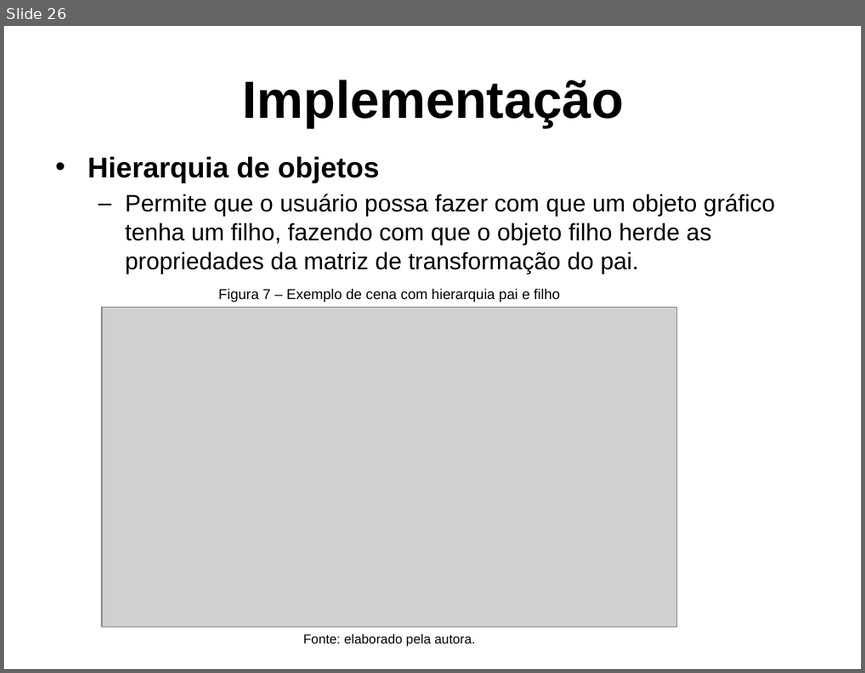
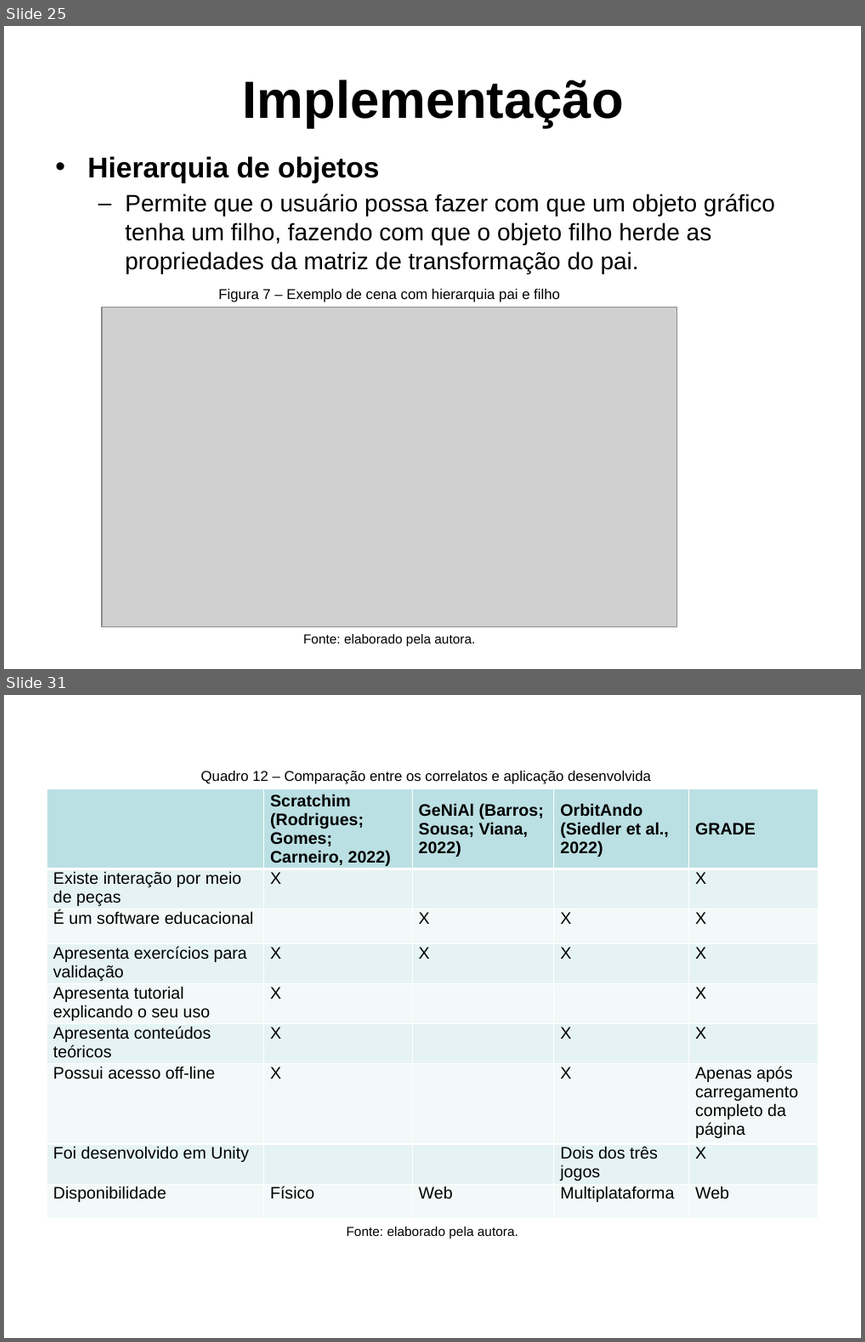
Before and after one commit to PanicAThePython/tcc_NataliaSensWeise, a slide deck: Slides_NataliaSensWeise.pptx. Shown one above the other, each under a label of ours: slide 26 before the commit, slides 25 and 31 after it; the slides between them are not shown. The pictures are 865x673 and 865x1342 pixels, drawn with LibreOffice and Linux fonts; fonts in the diff are those of the drawing; grey boxes stand for pictures; background and template pictures are left out. Boxes give left, top, right and bottom in pixels: in the first picture for what was removed or moved away, otherwise in the second. Text is boxed around its words. In the diff, an @@ line names an element or a change of style, - is before the commit and + after.

```diff
--- a/Slides_NataliaSensWeise.pptx
+++ b/Slides_NataliaSensWeise.pptx
@@ slide 31 added at [4,695,861,1338], background picture (left out) @@
@@ text added at [201,771,651,784], 12 pt, text #000000 @@
+Quadro 12 – Comparação entre os correlatos e aplicação desenvolvida
@@ table added at [46,789,817,1219], 9 rows, 5 columns @@
+ | Scratchim (Rodrigues; Gomes; Carneiro, 2022) | GeNiAl (Barros; Sousa; Viana, 2022) | OrbitAndo (Siedler et al., 2022) | GRADE
+Existe interação por meio de peças | X |  |  | X
+É um software educacional |  | X | X | X
+Apresenta exercícios para validação | X | X | X | X
+Apresenta tutorial explicando o seu uso | X |  |  | X
+Apresenta conteúdos teóricos | X |  | X | X
+Possui acesso off-line | X |  | X | Apenas após carregamento completo da página
+Foi desenvolvido em Unity |  |  | Dois dos três jogos | X
+Disponibilidade | Físico | Web | Multiplataforma | Web
@@ text added at [347,1226,518,1238], 11 pt, text #000000 @@
+Fonte: elaborado pela autora.
@@ what was slide 26 is now slide 25 @@
```
Also in this commit, not shown: 6 slides changed, 5 other slides added, 1 slide removed, 2 other files.
